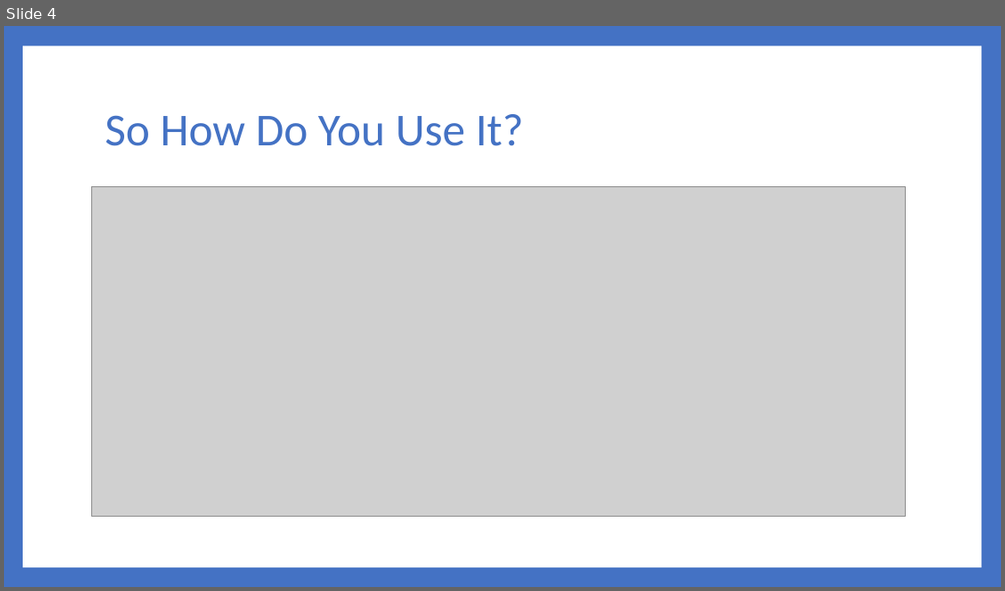
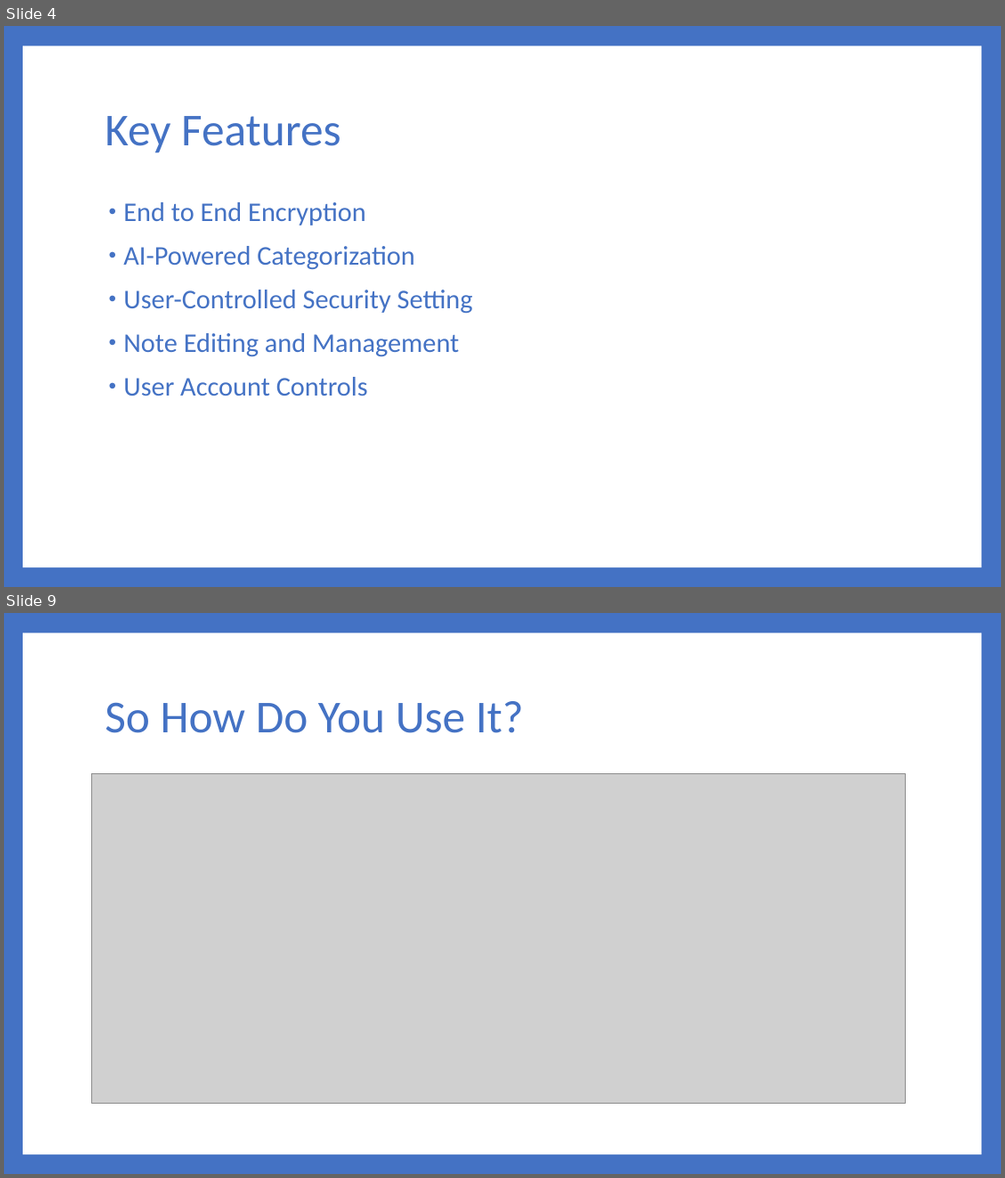
Before and after one commit to Dwaddle26/EncryptNotes, a slide deck: Phase 4 Documentation/Team_2_Presentation_4.pptx. Shown one above the other, each under a label of ours: slide 4 before the commit, slides 4 and 9 after it; the slides between them are not shown. The pictures are 1005x591 and 1005x1178 pixels, drawn with LibreOffice and Linux fonts; fonts in the diff are those of the drawing; grey boxes stand for pictures. Boxes give left, top, right and bottom in pixels: in the first picture for what was removed or moved away, otherwise in the second. Text is boxed around its words. In the diff, an @@ line names an element or a change of style, - is before the commit and + after.

```diff
--- a/Phase 4 Documentation/Team_2_Presentation_4.pptx
+++ b/Phase 4 Documentation/Team_2_Presentation_4.pptx
@@ slide 4 added at bbox=[4, 26, 1001, 587], background #4472C4; not listed: 1 template element that a slide beside it also shows @@
@@ title added at bbox=[105, 116, 340, 153], 44 pt, text #4472C4 @@
+Key Features
@@ text added at bbox=[123, 202, 473, 395], 26 pt, text #4472C4 @@
+• End to End Encryption
+• AI-Powered Categorization
+• User-Controlled Security Setting
+• Note Editing and Management
+• User Account Controls
@@ what was slide 4 is now slide 9 @@
```
Also in this commit, not shown: 7 slides changed, 3 other slides added, 3 slides removed, 1 other file.
